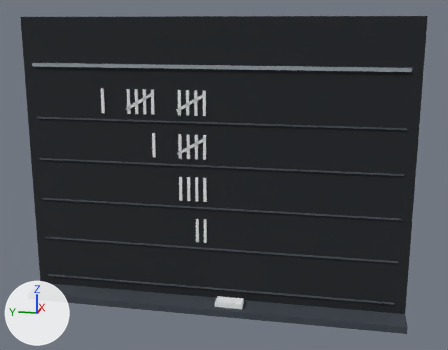
The FBX model assets/3d/export/egg_carrier_scoreboard.fbx as it was, and as the next commit left it.
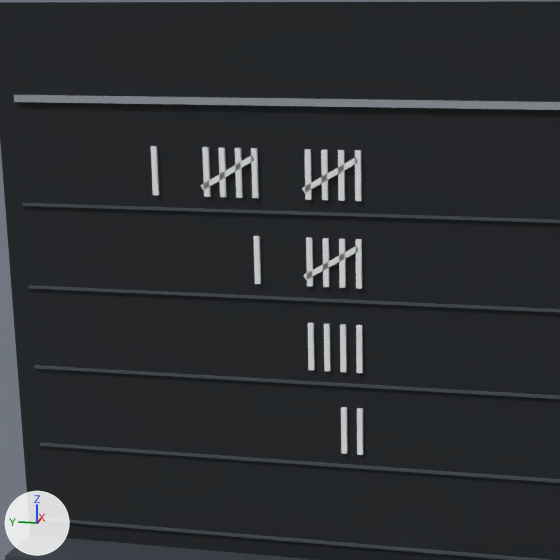
There are two pictures of each version: one whole from a camera (50 mm lens) standing at (-16.11, -3.74, 8.24) and looking at (0.55, -0.41, 4.08), one close up on the part from 6% to 68% of the width and 4% to 84% of the height. Arrows for +X, +Y and +Z are at lower left; the lights stay in place. The first two pictures are the older version.

Script lines for the objects in view, before the commit:
```python
me_egg_carrier_scoreboard = bpy.data.meshes.new('egg_carrier_scoreboard')
me_egg_carrier_scoreboard.from_pydata(...)  # 256 vertices, 192 faces; spans x 0.0..1.0, y -5.6..5.6, z 0.0..8.4
me_egg_carrier_scoreboard.materials.append(mat_palette)  # picture img_palette_png
ob_egg_carrier_scoreboard = bpy.data.objects.new('egg_carrier_scoreboard', me_egg_carrier_scoreboard)
ob_egg_carrier_scoreboard.location = (0.0, 0.0, 0.0)
```
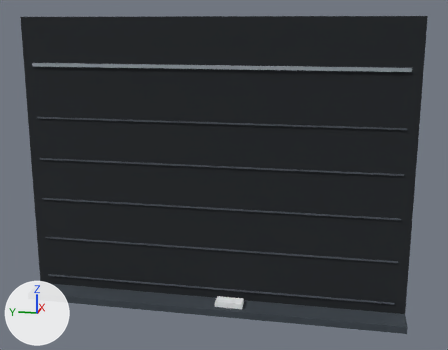
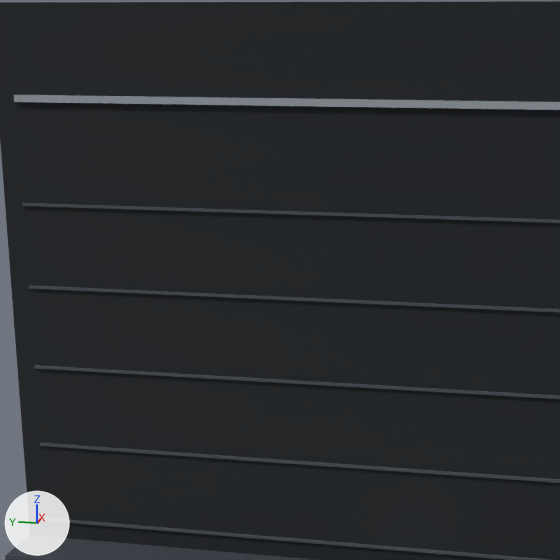
Where the change shows, as pixel boxes (x1, y1, x2, y2) in the close-ups (560 x 560 px):
part 1 of me_egg_carrier_scoreboard, deleted
    before: (150, 146, 363, 455)

The change, as a diff of the scene's bpy script:
```diff
--- a/assets/3d/export/egg_carrier_scoreboard.fbx.py
+++ b/assets/3d/export/egg_carrier_scoreboard.fbx.py
@@ me_egg_carrier_scoreboard @@
 # used by ob_egg_carrier_scoreboard; location = (0.0, 0.0, 0.0)
-me_egg_carrier_scoreboard.from_pydata(...)  # 256 vertices, 192 faces; spans x 0.0..1.0, y -5.6..5.6, z 0.0..8.4
+me_egg_carrier_scoreboard.from_pydata(...)  # 72 vertices, 54 faces; spans x 0.0..1.0, y -5.6..5.6, z 0.0..8.4
+# me_egg_carrier_scoreboard part 1: 23 loose pieces with 184 vertices, spanning x 0.75..0.8, y 0.16..3.24, z 1.95..6.4, are deleted
 me_egg_carrier_scoreboard.materials.append(mat_palette)
```
